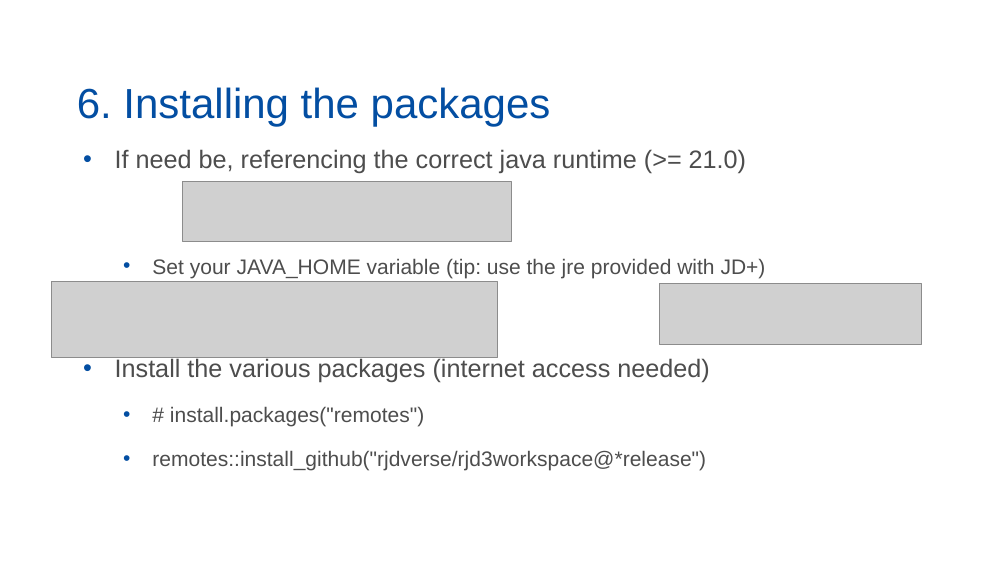
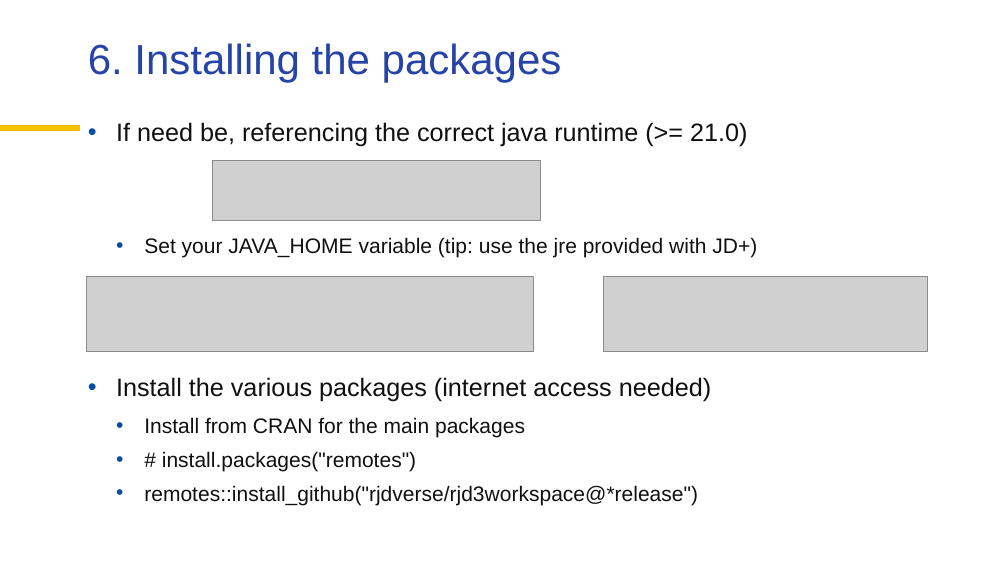
Before and after one commit to palatej/ESTP2026, a slide deck: slide 10 of 1.3 JD+ and R.pptx (slide 8 before the commit). Drawn at 1008x567 pixels with LibreOffice and Linux fonts; fonts in the diff are those of the drawing; grey boxes stand for pictures; background and template pictures are left out. Boxes give left, top, right and bottom in pixels: in the first picture for what was removed or moved away, otherwise in the second. Text is boxed around its words. In the diff, an @@ line names an element or a change of style, - is before the commit and + after.

```diff
--- a/1.3 JD+ and R.pptx
+++ b/1.3 JD+ and R.pptx
@@ title "6. Installing the packages": place and size @@
-title "6. Installing the packages" at (77,87,551,127)
+title "6. Installing the packages" at (88,43,562,82)
@@ title "6. Installing the packages" at (88,43,562,82): text colour #034EA2 to #2644A7; vertical alignment bottom to top @@
@@ text "If need be, referencing the ...": place and size @@
-text "If need be, referencing the ..." at (115,149,766,471)
+text "If need be, referencing the ..." at (116,122,757,505)
@@ line added from (0, 129) to (80, 129), #FFC000 6 pt @@
@@ text at (116,122,757,505): text colour #4D4D4D to #101010 in "If need be, referencing the correct java ...", "Set your JAVA_HOME variable (tip: use the ...", "Install the various packages (internet access needed)", "# install.packages("remotes")" and 1 more places; indent changed; line spacing 1 to 0.9; more space between paragraphs; less space between paragraphs @@
@@ picture: place and size @@
-picture at (183,182,511,242)
+picture at (212,160,541,220)
@@ picture: place and size @@
-picture at (51,282,498,358)
+picture at (87,276,533,352)
@@ picture: place and size @@
-picture at (659,284,922,345)
+picture at (603,276,928,352)
@@ text at (144,417,525,438): paragraph added @@
+  • Install from CRAN for the main packages
```
Also in this commit, not shown: 7 other slides changed, 2 slides added, 26 other files.
